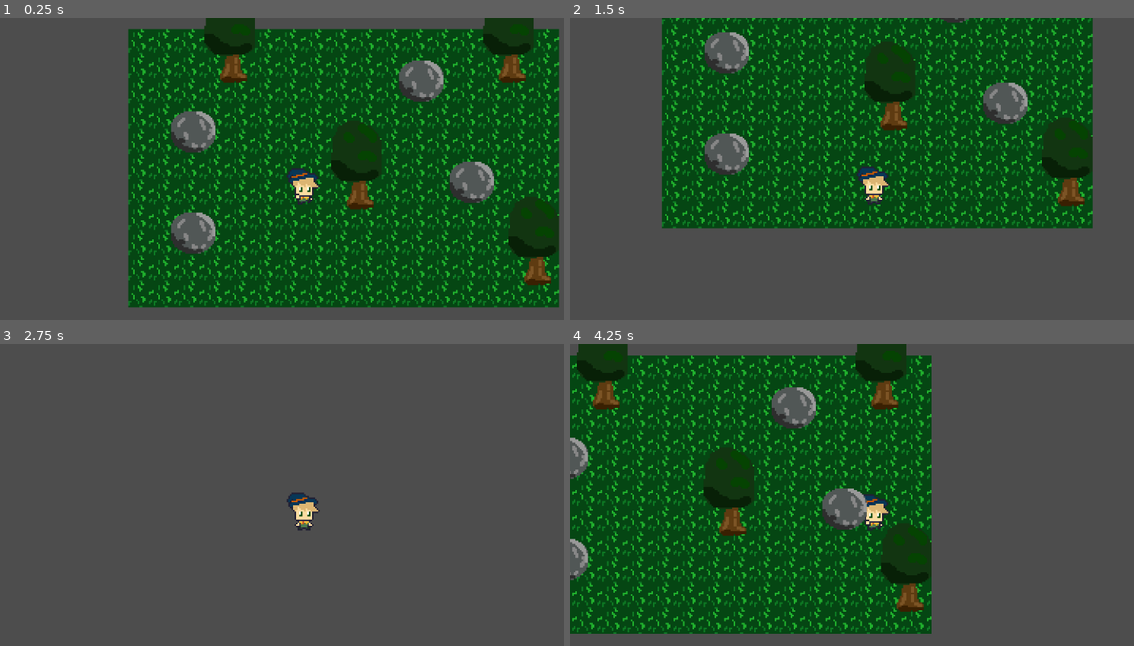
Above: before the commit, frames 1-4 (two rows, left to right).
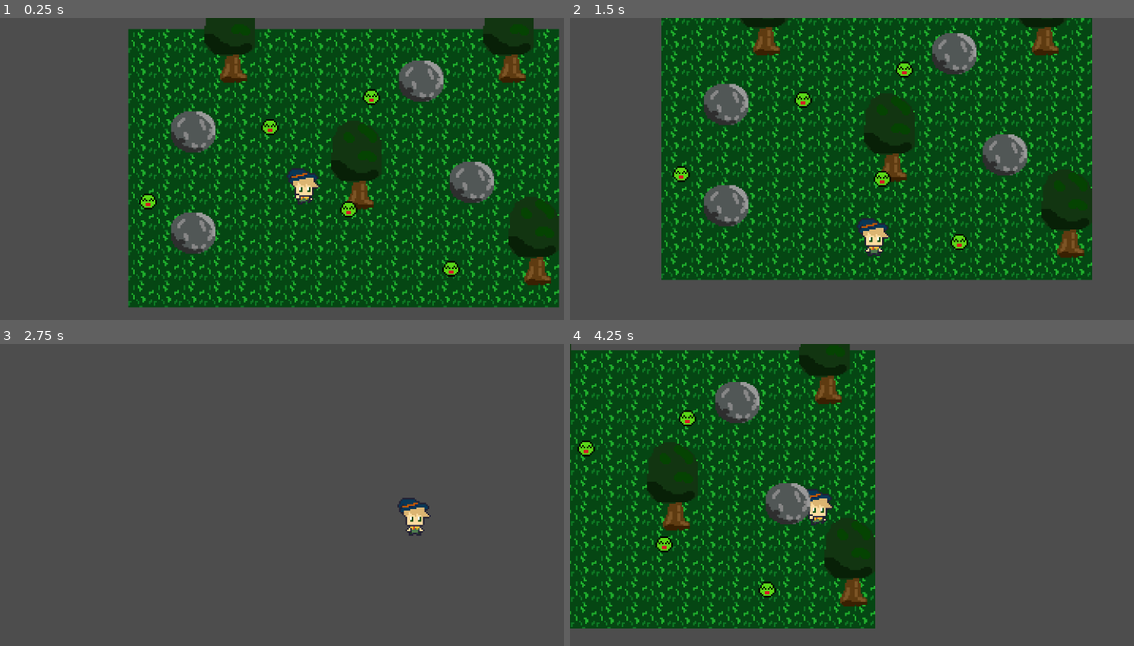
Above: after the commit, the same moments.

Repository: ElodinLaarz/hafnium
Game: Godot game, scene res://main_scene.tscn
The game is run twice, just before and just after one commit, with the same random seed, the same clock (stepped at 60 frames per second) and the same inputs.
Inputs:
- Up to frame 1 (0.25 s): no input
- Up to frame 2 (1.5 s): hold D (right) 0.53-1.28 s; hold S (down) from 1.28 s (still down)
- Up to frame 3 (2.75 s): release S (down) at 2.03 s; hold D (right) from 2.03 s (still down)
- Up to frame 4 (4.25 s): release D (right) at 2.78 s; hold W (up) 2.78-3.53 s; hold A (left) from 3.53 s (still down)

The runs differ from the first frame. In frame 1, 0.6% of the frame differs, in the area x 24-82%, y 23-86%; in frame 2, 32%; in frame 3, 0.9%; in frame 4, 33%, in the area x 0-65%, y 0-96%.

Commit message:
add slime
Added slimes that move around

Diff:
--- a/Hafnium/Characters/barbarian.tscn
+++ b/Hafnium/Characters/barbarian.tscn
@@ -42,4 +42,4 @@
 position = Vector2(18, 12)
 sprite_frames = SubResource("SpriteFrames_waso6")
 autoplay = "default"
-frame_progress = 0.691713
+frame_progress = 0.251829
--- a/Hafnium/Characters/druid.tscn
+++ b/Hafnium/Characters/druid.tscn
@@ -42,4 +42,4 @@
 position = Vector2(15, 9)
 sprite_frames = SubResource("SpriteFrames_r7c3x")
 autoplay = "default"
-frame_progress = 0.588955
+frame_progress = 0.332052
--- a/Hafnium/Characters/wizard.tscn
+++ b/Hafnium/Characters/wizard.tscn
@@ -42,4 +42,4 @@
 position = Vector2(15, 15)
 sprite_frames = SubResource("SpriteFrames_4rg2e")
 autoplay = "default"
-frame_progress = 0.643101
+frame_progress = 0.0585287
--- a/Hafnium/main_scene.tscn
+++ b/Hafnium/main_scene.tscn
@@ -1,8 +1,9 @@
-[gd_scene load_steps=12 format=3 uid="uid://gb01yn60ddnh"]
+[gd_scene load_steps=19 format=3 uid="uid://gb01yn60ddnh"]
 
 [ext_resource type="Script" path="res://scripts/character_movement.gd" id="1_bfaqs"]
 [ext_resource type="Texture2D" uid="uid://c26wbr63yl3mk" path="res://Sprite_sheets/Wizard.png" id="2_u5otq"]
 [ext_resource type="Texture2D" uid="uid://cqkwf4xwn3yhq" path="res://tile_map/map.png" id="3_egsuj"]
+[ext_resource type="PackedScene" uid="uid://cp4h5hktcsaoa" path="res://npcs/slime.tscn" id="4_mrfl8"]
 
 [sub_resource type="AtlasTexture" id="AtlasTexture_5vtpi"]
 atlas = ExtResource("2_u5otq")
@@ -143,6 +144,81 @@
 physics_layer_0/collision_layer = 1
 sources/2 = SubResource("TileSetAtlasSource_l0e38")
 
+[sub_resource type="Animation" id="Animation_421st"]
+resource_name = "Jumping"
+length = 0.3
+loop_mode = 2
+tracks/0/type = "value"
+tracks/0/imported = false
+tracks/0/enabled = true
+tracks/0/path = NodePath(".:position")
+tracks/0/interp = 1
+tracks/0/loop_wrap = true
+tracks/0/keys = {
+"times": PackedFloat32Array(0, 0.3),
+"transitions": PackedFloat32Array(1, 1),
+"update": 0,
+"values": [Vector2(26, -6), Vector2(27, -19)]
+}
+
+[sub_resource type="Animation" id="Animation_my1nl"]
+length = 0.001
+tracks/0/type = "value"
+tracks/0/imported = false
+tracks/0/enabled = true
+tracks/0/path = NodePath(".:position")
+tracks/0/interp = 1
+tracks/0/loop_wrap = true
+tracks/0/keys = {
+"times": PackedFloat32Array(0),
+"transitions": PackedFloat32Array(1),
+"update": 0,
+"values": [Vector2(26, -6)]
+}
+
+[sub_resource type="AnimationLibrary" id="AnimationLibrary_27u1o"]
+_data = {
+"Jumping": SubResource("Animation_421st"),
+"RESET": SubResource("Animation_my1nl")
+}
+
+[sub_resource type="Animation" id="Animation_ow5jg"]
+resource_name = "Sliming"
+loop_mode = 2
+tracks/0/type = "value"
+tracks/0/imported = false
+tracks/0/enabled = true
+tracks/0/path = NodePath(".:position")
+tracks/0/interp = 1
+tracks/0/loop_wrap = true
+tracks/0/keys = {
+"times": PackedFloat32Array(0, 1),
+"transitions": PackedFloat32Array(1, 1),
+"update": 0,
+"values": [Vector2(107, 20), Vector2(44, 22)]
+}
+
+[sub_resource type="Animation" id="Animation_m5shv"]
+length = 0.001
+tracks/0/type = "value"
+tracks/0/imported = false
+tracks/0/enabled = true
+tracks/0/path = NodePath(".:position")
+tracks/0/interp = 1
+tracks/0/loop_wrap = true
+tracks/0/keys = {
+"times": PackedFloat32Array(0),
+"transitions": PackedFloat32Array(1),
+"update": 0,
+"values": [Vector2(107, 20)]
+}
+
+[sub_resource type="AnimationLibrary" id="AnimationLibrary_w7ivp"]
+_data = {
+"RESET": SubResource("Animation_m5shv"),
+"Sliming": SubResource("Animation_ow5jg")
+}
+
 [node name="MainScene" type="Node2D"]
 
 [node name="Player Character" type="CharacterBody2D" parent="."]
@@ -162,6 +238,7 @@
 [node name="Main Camera" type="Camera2D" parent="Player Character"]
 position = Vector2(16, -12)
 zoom = Vector2(3, 3)
+position_smoothing_enabled = true
 
 [node name="TileMap" type="TileMap" parent="."]
 z_index = -1
@@ -176,3 +253,32 @@
 layer_2/name = "Fore"
 layer_2/z_index = 1
 layer_2/tile_data = PackedInt32Array(-196602, 327682, 1, -131066, 327682, 2, -196601, 393218, 1, -131065, 393218, 2, -1 …(1135 unchanged characters)…
+
+[node name="Slimes" type="Node" parent="."]
+
+[node name="Slime" parent="Slimes" instance=ExtResource("4_mrfl8")]
+position = Vector2(26, -6)
+
+[node name="AnimationPlayer" type="AnimationPlayer" parent="Slimes/Slime"]
+libraries = {
+"": SubResource("AnimationLibrary_27u1o")
+}
+autoplay = "Jumping"
+
+[node name="Slime2" parent="Slimes" instance=ExtResource("4_mrfl8")]
+position = Vector2(-23, -69)
+
+[node name="Slime3" parent="Slimes" instance=ExtResource("4_mrfl8")]
+position = Vector2(41, -88)
+
+[node name="Slime4" parent="Slimes" instance=ExtResource("4_mrfl8")]
+position = Vector2(-100, -22)
+
+[node name="Slime5" parent="Slimes" instance=ExtResource("4_mrfl8")]
+position = Vector2(107, 20)
+
+[node name="AnimationPlayer" type="AnimationPlayer" parent="Slimes/Slime5"]
+libraries = {
+"": SubResource("AnimationLibrary_w7ivp")
+}
+autoplay = "Sliming"
--- /dev/null
+++ b/Hafnium/npcs/slime.tscn
@@ -0,0 +1,33 @@
+[gd_scene load_steps=5 format=3 uid="uid://cp4h5hktcsaoa"]
+
+[ext_resource type="Texture2D" uid="uid://dd23cg7l14nnv" path="res://Sprite_sheets/slime.png" id="1_xalmk"]
+
+[sub_resource type="AtlasTexture" id="AtlasTexture_bhmh3"]
+atlas = ExtResource("1_xalmk")
+region = Rect2(0, 0, 32, 32)
+
+[sub_resource type="AtlasTexture" id="AtlasTexture_3birt"]
+atlas = ExtResource("1_xalmk")
+region = Rect2(32, 0, 32, 32)
+
+[sub_resource type="SpriteFrames" id="SpriteFrames_52fao"]
+animations = [{
+"frames": [{
+"duration": 1.0,
+"texture": SubResource("AtlasTexture_bhmh3")
+}, {
+"duration": 1.0,
+"texture": SubResource("AtlasTexture_3birt")
+}],
+"loop": true,
+"name": &"default",
+"speed": 5.0
+}]
+
+[node name="Slime" type="Node2D"]
+
+[node name="AnimatedSprite2D" type="AnimatedSprite2D" parent="."]
+position = Vector2(17, 12)
+sprite_frames = SubResource("SpriteFrames_52fao")
+autoplay = "default"
+frame_progress = 0.929056
Binary file added: Hafnium/Sprite_sheets/slime.png
Not shown, added: Hafnium/Sprite_sheets/slime.png.import
